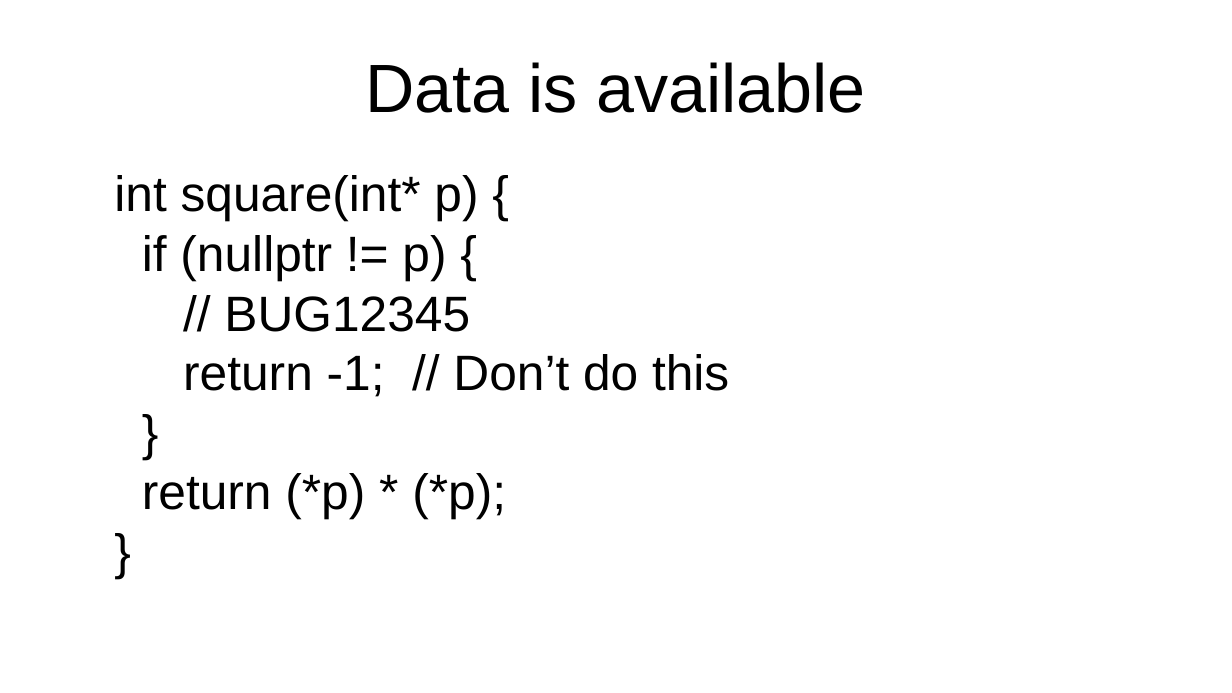
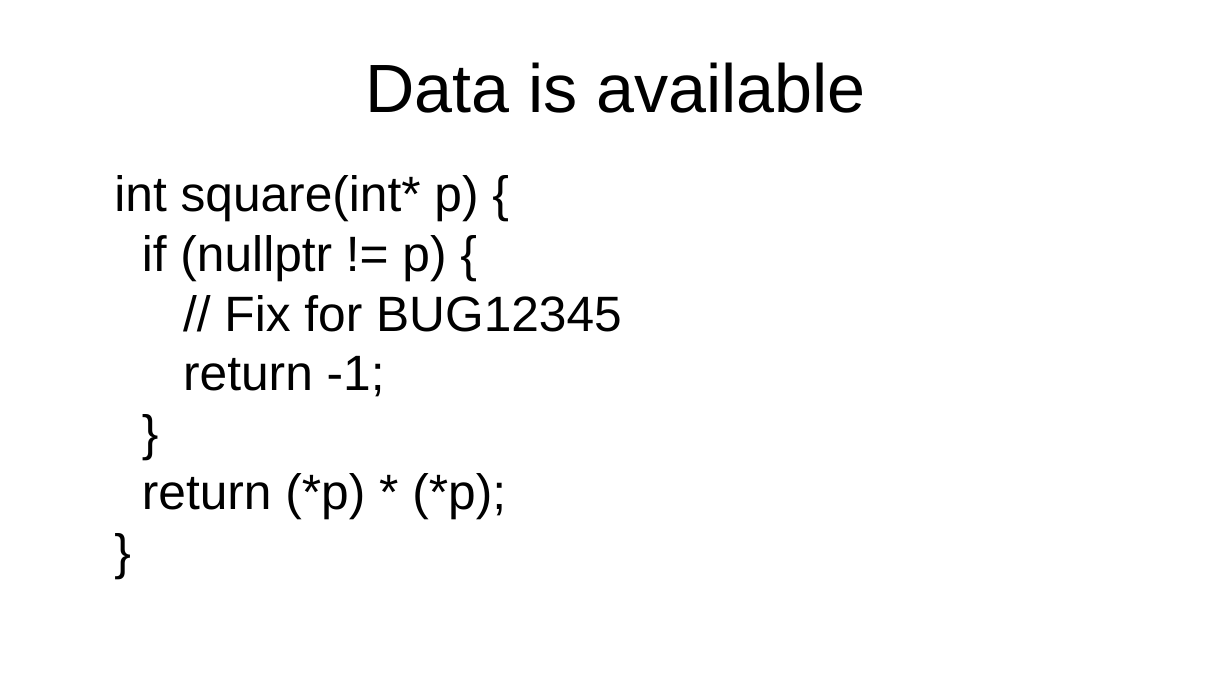
Before and after one commit to marcpawl/nullptr, a slide deck: slide 10 of slideshow.odp (slide 8 before the commit). Drawn at 1232x693 pixels with LibreOffice and Linux fonts; fonts in the diff are those of the drawing. Boxes give left, top, right and bottom in pixels: in the first picture for what was removed or moved away, otherwise in the second. Text is boxed around its words. In the diff, an @@ line names an element or a change of style, - is before the commit and + after.

Commit message:
Slides about nullptr representation

```diff
--- a/slideshow.odp
+++ b/slideshow.odp
@@ text at (114,175,622,519): text changed @@
-int square(int* p) {
-if (nullptr != p) {
-// BUG12345
-return -1; // Don’t do this
-}
-return (*p) * (*p);
-}
+int square(int* p) {
+if (nullptr != p) {
+// Fix for BUG12345
+return -1;
+}
+return (*p) * (*p);
+}
```
Also in this commit, not shown: 9 slides added, 1 slide removed.
